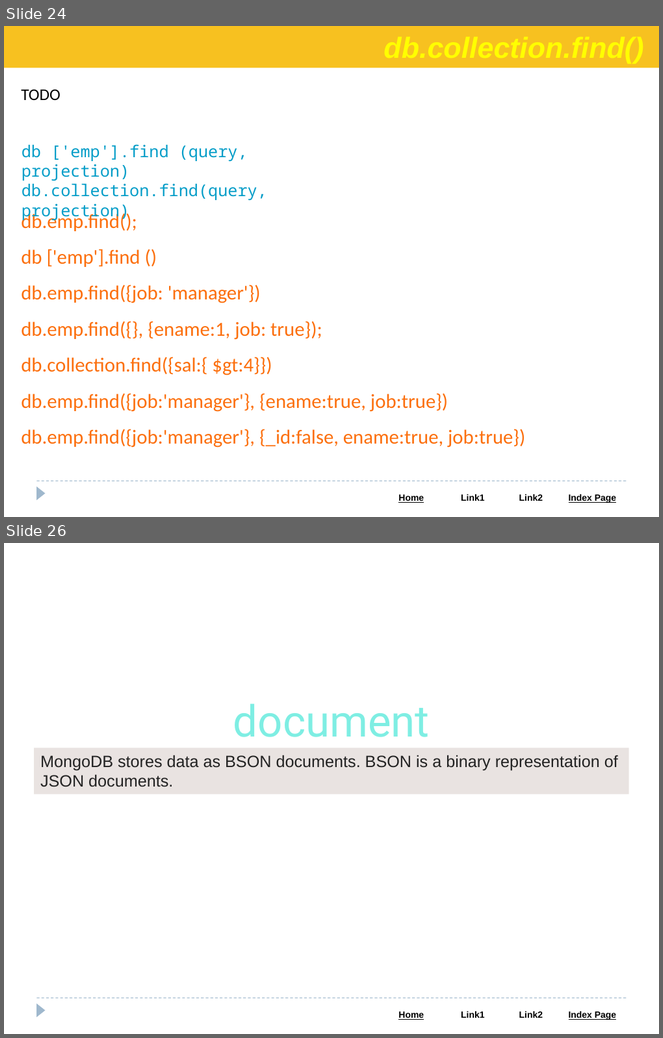
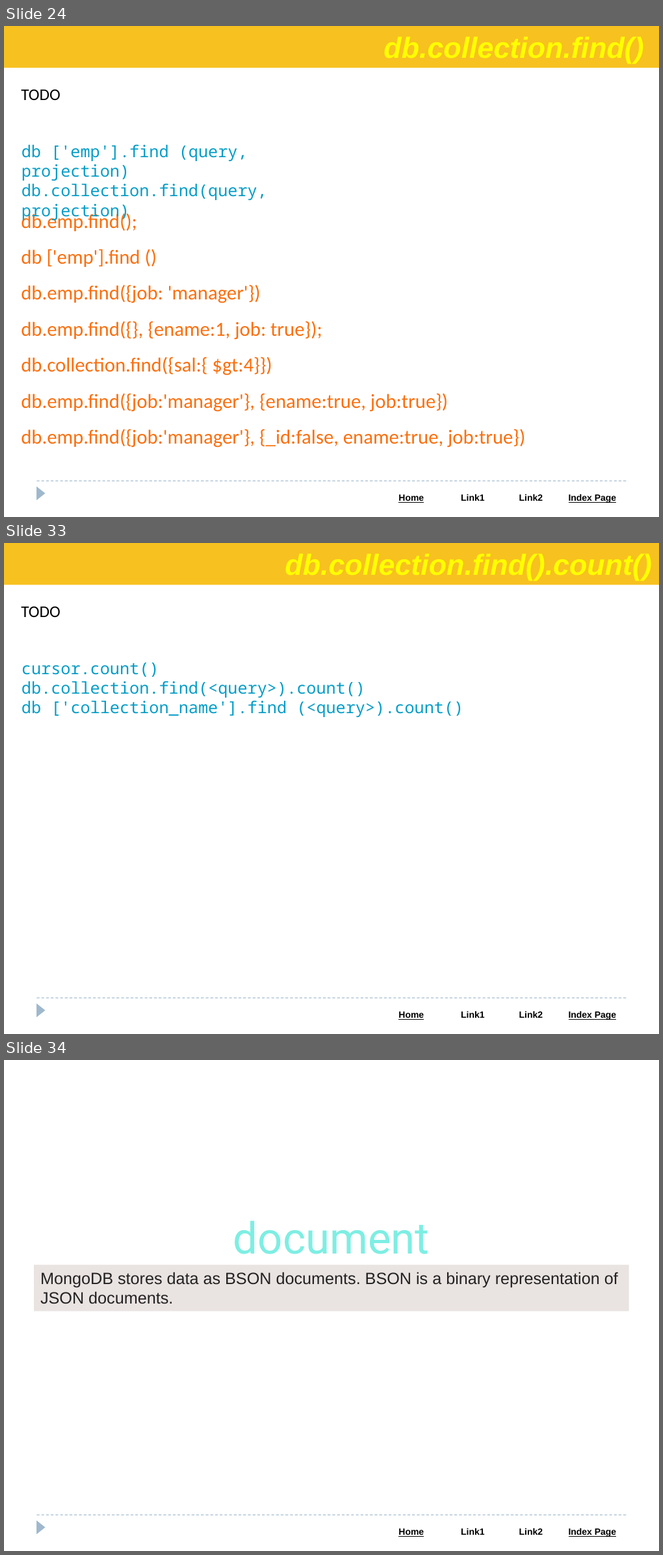
Before and after one commit to Saleel-Bagde/PPT-s, a slide deck: MongoDB.pptx. Shown one above the other, each under a label of ours: slides 24 and 26 before the commit, slides 24, 33 and 34 after it; the slides between them are not shown. The pictures are 663x1038 and 663x1555 pixels, drawn with LibreOffice and Linux fonts; fonts in the diff are those of the drawing. Boxes give left, top, right and bottom in pixels: in the first picture for what was removed or moved away, otherwise in the second. Text is boxed around its words. In the diff, an @@ line names an element or a change of style, - is before the commit and + after.

```diff
--- a/MongoDB.pptx
+++ b/MongoDB.pptx
@@ slide 33 added at bbox=[4, 543, 659, 1034], background #FFFFFF; not listed: 3 template elements that a slide beside it also shows @@
@@ rectangle added at bbox=[4, 543, 659, 585], fill #F7C120 @@
@@ text added at bbox=[21, 606, 60, 617], 18 pt, text #000000 @@
+TODO
@@ text added at bbox=[22, 663, 464, 717], 18 pt, text #049DC8 @@
+cursor.count()
+db.collection.find(<query>).count()
+db ['collection_name'].find (<query>).count()
@@ what was slide 26 is now slide 34 @@
```
Also in this commit, not shown: 2 slides changed, 7 other slides added.
